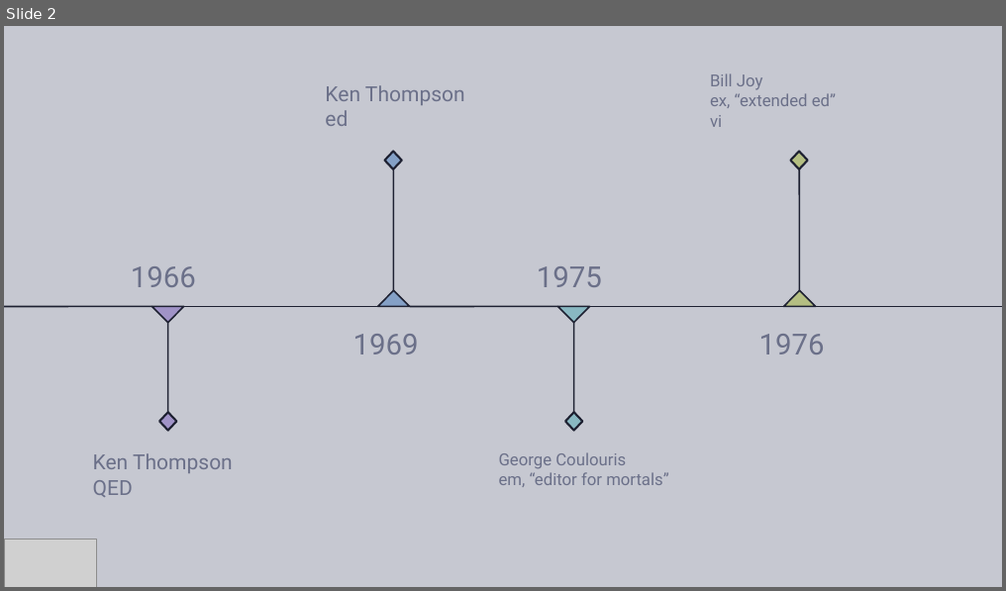
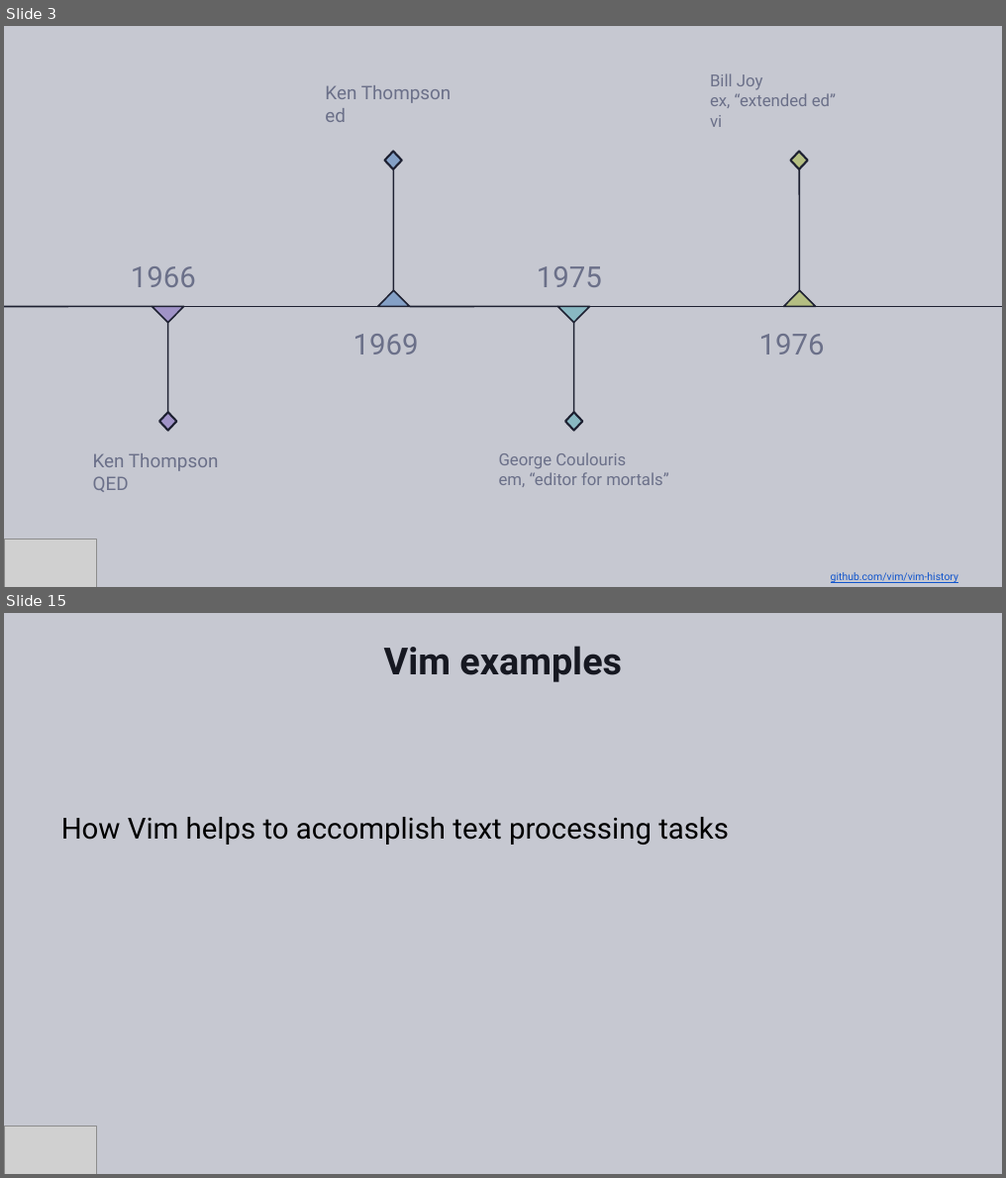
Before and after one commit to Ungerfall/ungerfall.github.io, a slide deck: presentation/vim/vim-in-dotnet.pptx. Shown one above the other, each under a label of ours: slide 2 before the commit, slides 3 and 15 after it; the slides between them are not shown. The pictures are 1006x591 and 1006x1178 pixels, drawn with LibreOffice and Linux fonts; fonts in the diff are those of the drawing; grey boxes stand for pictures; background and template pictures are left out. Boxes give left, top, right and bottom in pixels: in the first picture for what was removed or moved away, otherwise in the second. Text is boxed around its words. In the diff, an @@ line names an element or a change of style, - is before the commit and + after.

```diff
--- a/presentation/vim/vim-in-dotnet.pptx
+++ b/presentation/vim/vim-in-dotnet.pptx
@@ slide 15 added at [4,613,1002,1174], background #C6C8D1 @@
@@ title added at [384,646,622,682], 36 pt, text #161821, bold @@
+Vim examples
@@ text added at [61,817,729,845], 28 pt, text #000000 @@
+How Vim helps to accomplish text processing tasks
@@ picture added at [4,1127,97,1174] @@
@@ what was slide 2 is now slide 3 @@
@@ slide 3 changed as well @@
@@ text "Ken Thompson" at [325,85,451,122]: size 20 to 18 pt @@
@@ text "Ken Thompson" at [93,454,219,492]: size 20 to 18 pt @@
@@ text added at [831,572,958,583], 10 pt, text #1155CC, underline @@
+github.com/vim/vim-history
```
Also in this commit, not shown: 23 other slides added, 1 slide removed.
